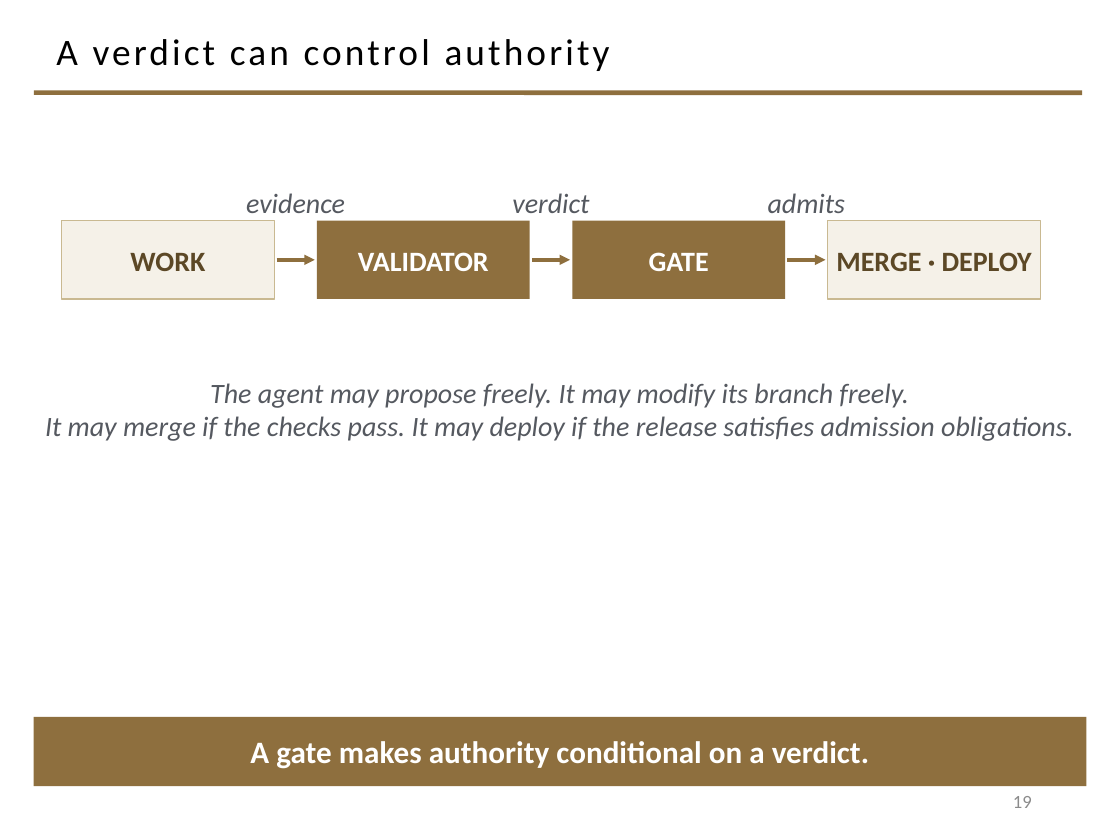
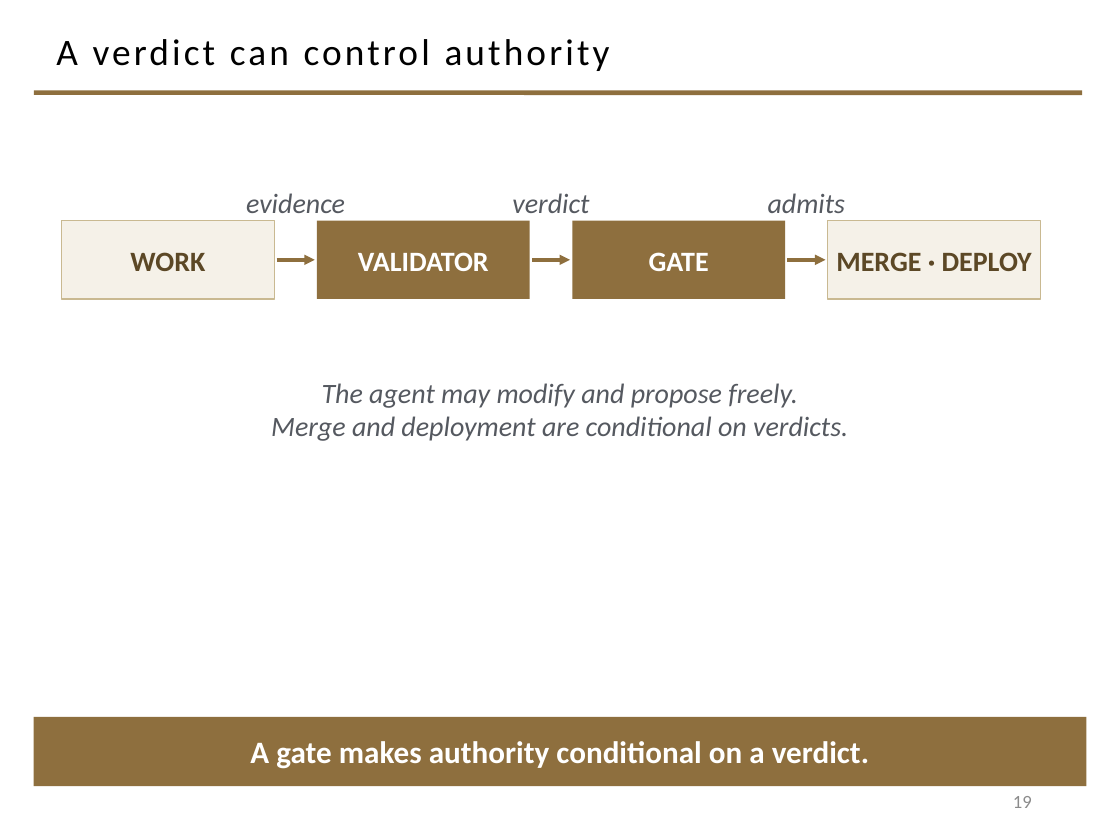
Before and after one commit to davisjam/model-based-agentic-software-engineering, a slide deck: slide 19 of course/lectures/act-2-delegation-and-control/03-alignment/2-3-Alignment.pptx. Drawn at 1120x840 pixels with LibreOffice and Linux fonts; fonts in the diff are those of the drawing; background and template pictures are left out. Boxes give left, top, right and bottom in pixels: in the first picture for what was removed or moved away, otherwise in the second. Text is boxed around its words. In the diff, an @@ line names an element or a change of style, - is before the commit and + after.

```diff
--- a/course/lectures/act-2-delegation-and-control/03-alignment/2-3-Alignment.pptx
+++ b/course/lectures/act-2-delegation-and-control/03-alignment/2-3-Alignment.pptx
@@ text at [271, 383, 848, 441]: text changed @@
-The agent may propose freely. It may modify its branch freely.
-It may merge if the checks pass. It may deploy if the release satisfies admission obligations.
+The agent may modify and propose freely.
+Merge and deployment are conditional on verdicts.
```
Also in this commit, not shown: 10 other slides changed.
